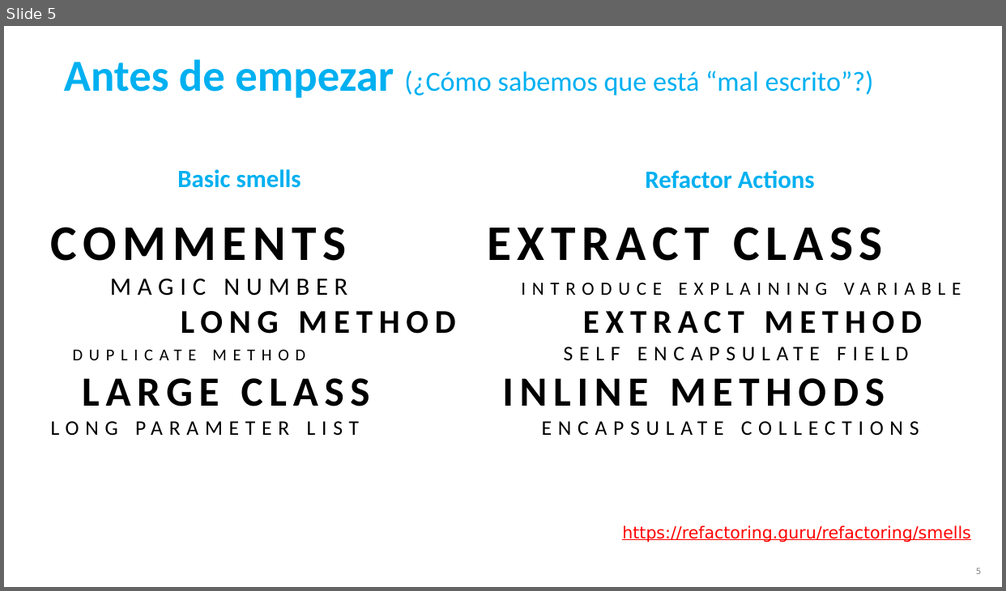
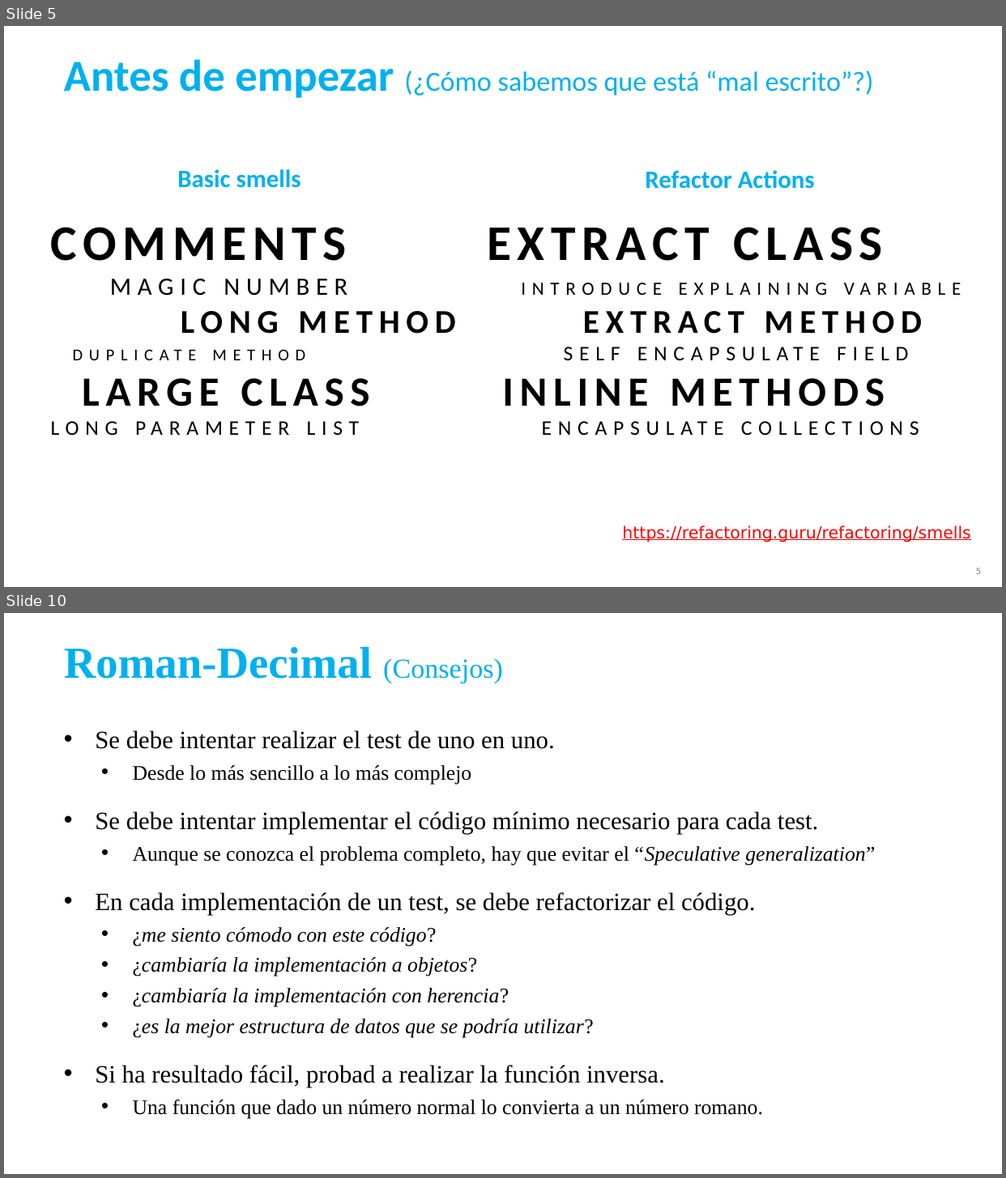
Before and after one commit to ccsw-csd/kata-roman-decimal, a slide deck: Kata Roman-Decimal.pptx. Shown one above the other, each under a label of ours: slide 5 before the commit, slides 5 and 10 after it; the slides between them are not shown. The pictures are 1006x591 and 1006x1178 pixels, drawn with LibreOffice and Linux fonts; fonts in the diff are those of the drawing. Boxes give left, top, right and bottom in pixels: in the first picture for what was removed or moved away, otherwise in the second. Text is boxed around its words. In the diff, an @@ line names an element or a change of style, - is before the commit and + after.

```diff
--- a/Kata Roman-Decimal.pptx
+++ b/Kata Roman-Decimal.pptx
@@ slide 10 added at bbox=[4, 613, 1002, 1174], background #FFFFFF @@
@@ text added at bbox=[64, 647, 503, 683], 42.7 pt, text #00B0F0, bold @@
+Roman-Decimal (Consejos)
@@ text added at bbox=[95, 730, 875, 1118], 20 pt, text #000000 @@
+• Se debe intentar realizar el test de uno en uno.
+  • Desde lo más sencillo a lo más complejo
+• Se debe intentar implementar el código mínimo necesario para cada test.
+  • Aunque se conozca el problema completo, hay que evitar el “Speculative generalization”
+• En cada implementación de un test, se debe refactorizar el código.
+    • ¿me siento cómodo con este código?
+    • ¿cambiaría la implementación a objetos?
+    • ¿cambiaría la implementación con herencia?
+    • ¿es la mejor estructura de datos que se podría utilizar?
+• Si ha resultado fácil, probad a realizar la función inversa.
+  • Una función que dado un número normal lo convierta a un número romano.
```
Also in this commit, not shown: 3 slides changed, 2 other slides added, 1 slide removed.
